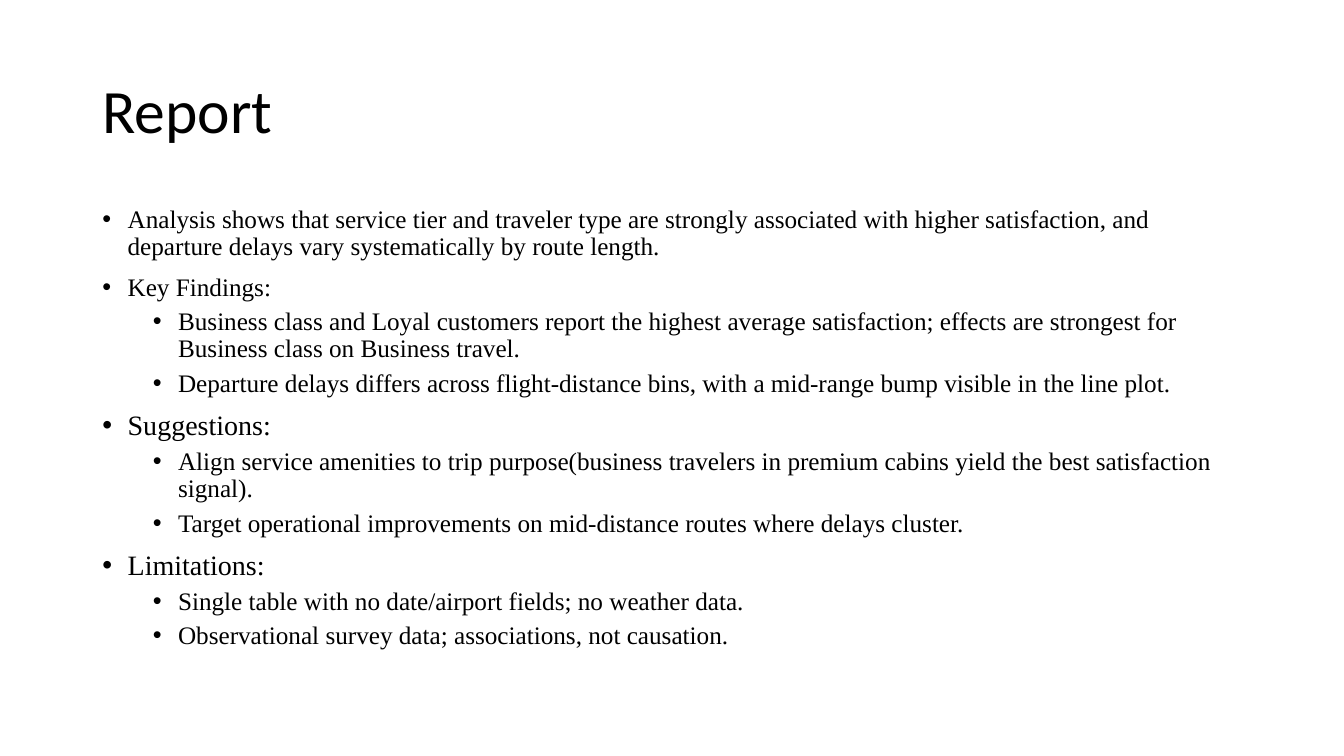
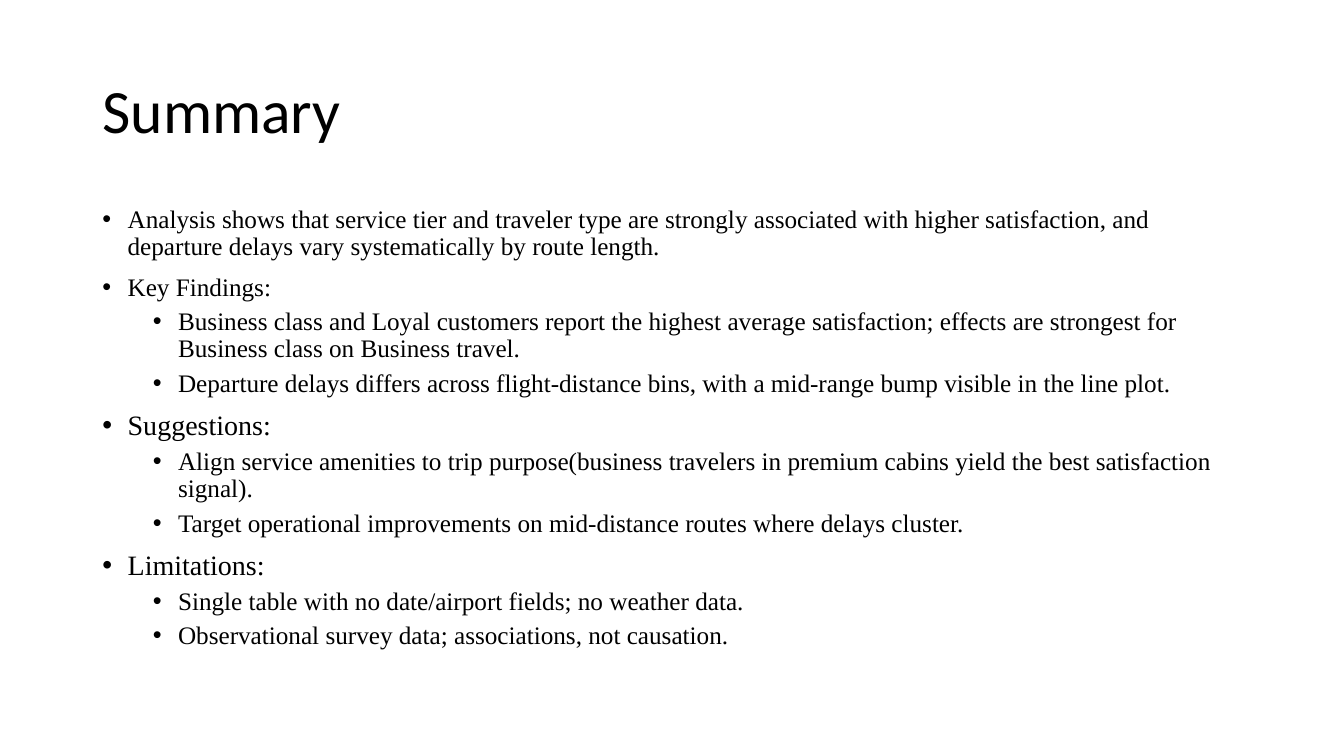
Before and after one commit to vince760/ANA500, a slide deck: slide 9 of VITALE_PPT.pptx (slide 8 before the commit). Drawn at 1344x756 pixels with LibreOffice and Linux fonts; fonts in the diff are those of the drawing. Boxes give left, top, right and bottom in pixels: in the first picture for what was removed or moved away, otherwise in the second. Text is boxed around its words. In the diff, an @@ line names an element or a change of style, - is before the commit and + after.

```diff
--- a/VITALE_PPT.pptx
+++ b/VITALE_PPT.pptx
@@ title at [102, 93, 340, 143]: text changed @@
-Report
+Summary
```
Also in this commit, not shown: 2 other slides changed, 1 slide added, 1 slide removed, 2 other files.
